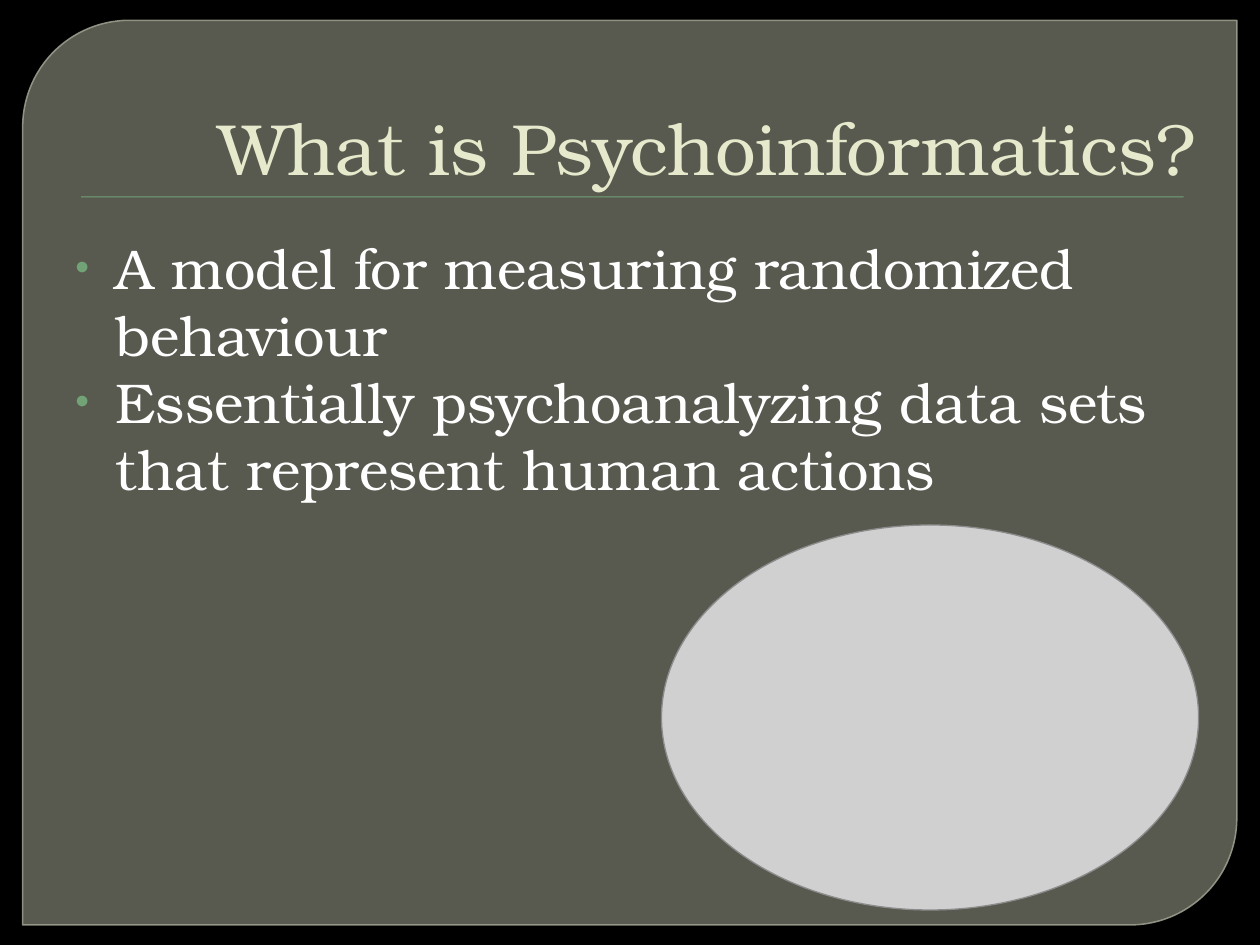
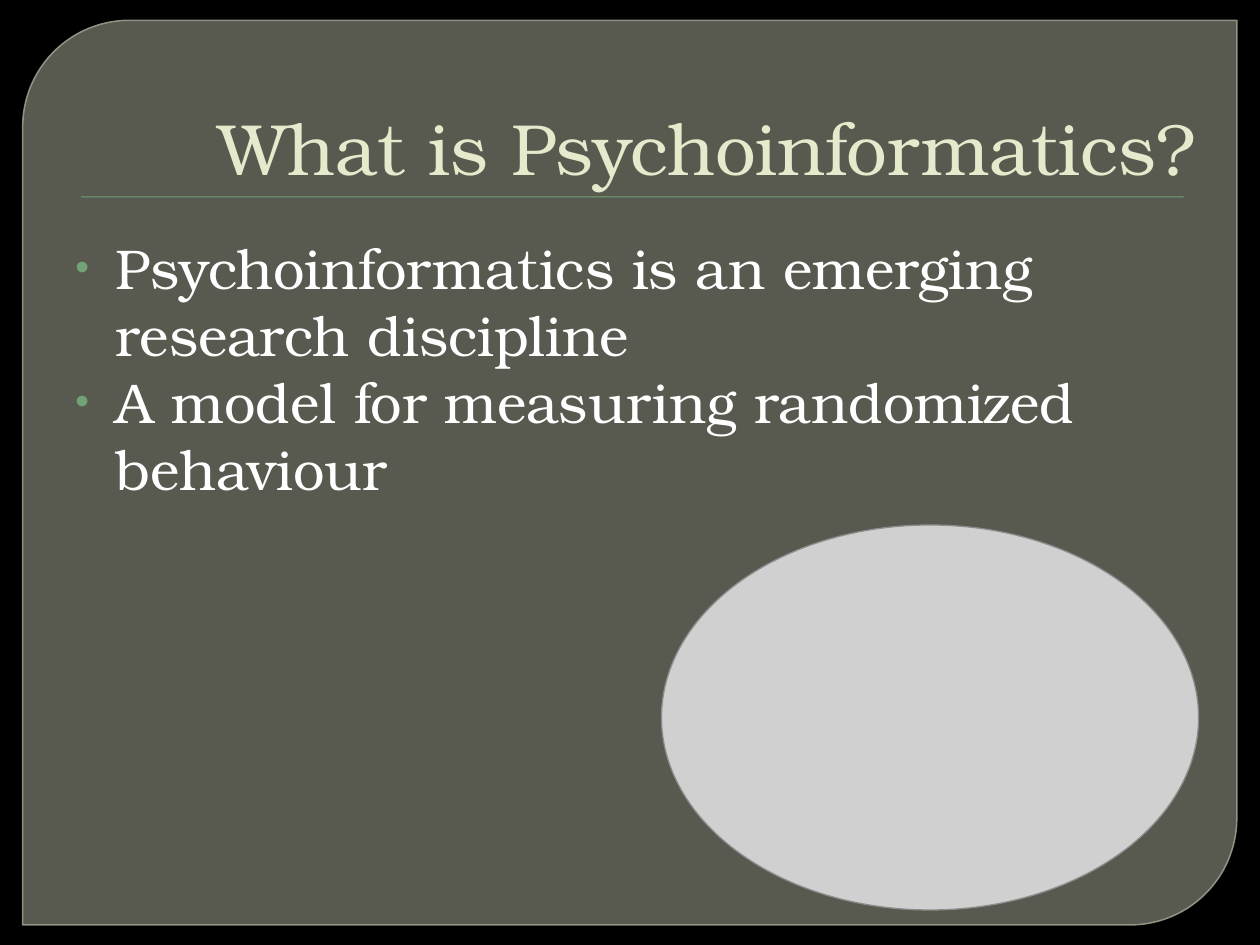
Before and after one commit to hnwalters/Essay-Reports, a slide deck: slide 2 of Documents & Presentations/E-Day Assignments/Career Path.pptx. Drawn at 1260x945 pixels with LibreOffice and Linux fonts; fonts in the diff are those of the drawing; grey boxes stand for pictures; background and template pictures are left out. Boxes give left, top, right and bottom in pixels: in the first picture for what was removed or moved away, otherwise in the second. Text is boxed around its words. In the diff, an @@ line names an element or a change of style, - is before the commit and + after.

```diff
--- a/Documents & Presentations/E-Day Assignments/Career Path.pptx
+++ b/Documents & Presentations/E-Day Assignments/Career Path.pptx
@@ text at box(116, 248, 1033, 369): paragraph added @@
+• Psychoinformatics is an emerging research discipline
@@ text at box(116, 383, 1146, 503): paragraph removed @@
-• Essentially psychoanalyzing data sets that represent human actions
```
Also in this commit, not shown: 4 other slides changed, 2 slides added.
